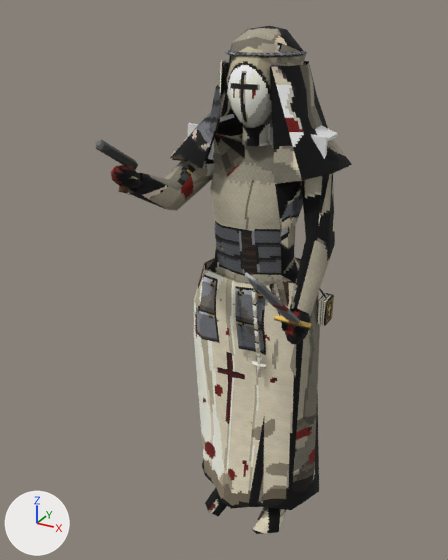
An edit to the glTF model client/assets/units/stigmatic-nun.glb, drawn before and after from the same camera.
Both versions are drawn from a 50 mm camera at (0.562, -1.2, 1.233) aimed at (-0.033, -0.118, 0.693). The lights are fixed; the arrows at lower left show +X, +Y and +Z. The older version comes first. Vertices at exactly the same position are counted once.

The first picture shows 'Accent', 'Body', 'Helmet', 'Hip', 'Weapon2' and 1 more.
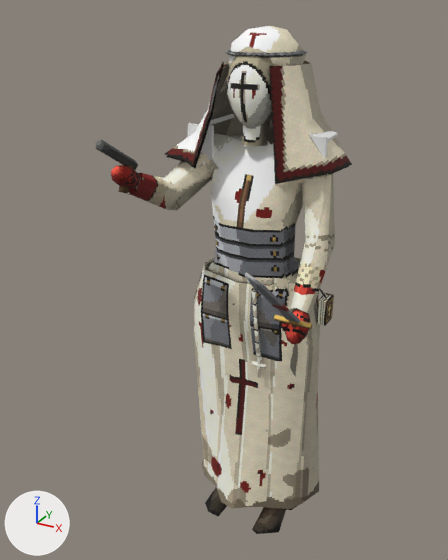
The change, as a diff of the scene's bpy script:
```diff
--- a/client/assets/units/stigmatic-nun.glb.py
+++ b/client/assets/units/stigmatic-nun.glb.py
@@ me_body @@
 # used by ob_body; location = (0.0, 0.0, 0.0)
-me_body.from_pydata(...)  # 509 vertices, 819 faces; spans x -0.189..0.193, y -0.335..0.126, z 0.0..1.2
+me_body.from_pydata(...)  # 508 vertices, 819 faces; spans x -0.194..0.193, y -0.335..0.126, z 0.0..1.2
+# me_body part 1
+# 41 vertices are removed from x -0.189..0.188, y -0.128..0.096, z 0.915..1.142
+# 65 faces are deleted
+# 12 vertices move from x -0.086..0.124, y -0.09..0.126, z 0.915..1.135 to x -0.089..0.105, y -0.089..0.126, z 0.915..1.134
+# 40 vertices are added at x -0.194..0.187, y -0.142..0.096, z 0.914..1.138
+# 65 new faces join them
+# me_body part 2: 752 kept faces spanning x -0.185..0.182, y -0.335..0.103, z 0.0..1.2 get new texture (UV) coordinates
 me_body.materials.append(mat_stigmatic_nunbody)
```

Where the change shows, as pixel boxes [x1, y1, x2, y2] in the pictures (448 x 560 px; the box of a moved part takes in the faces that stretch with it):
part 1 of me_body, moved or reshaped: before [170, 60, 352, 184]; after [165, 61, 352, 184]
part 2 of me_body, surface changed: [111, 26, 335, 534] in both
